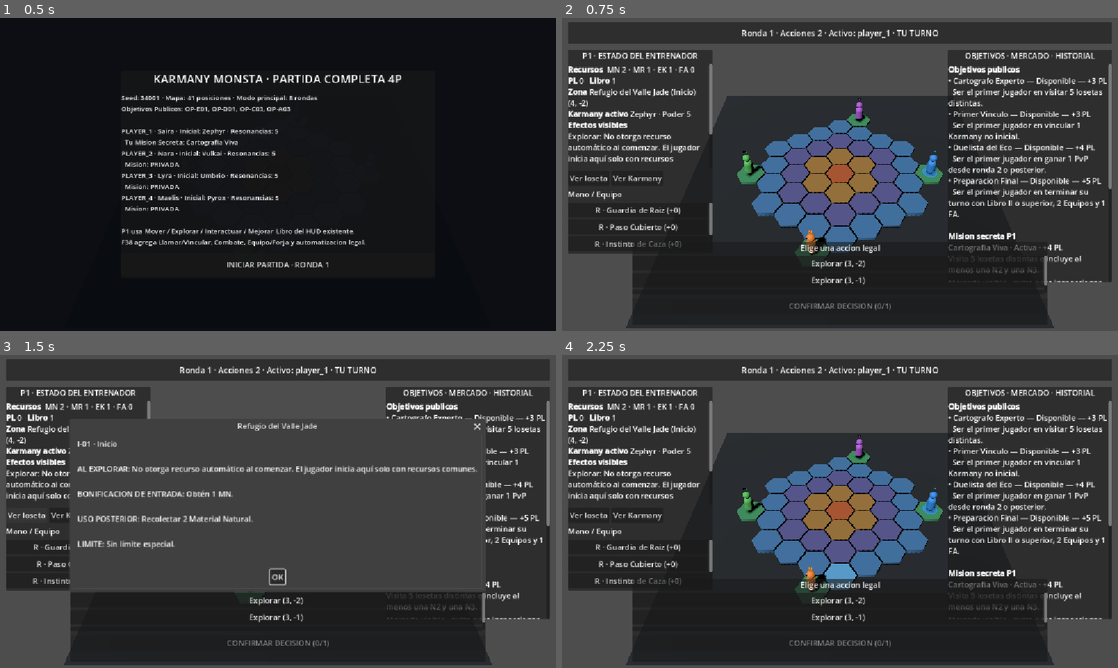
Above: before the commit, frames 1-4 (two rows, left to right).
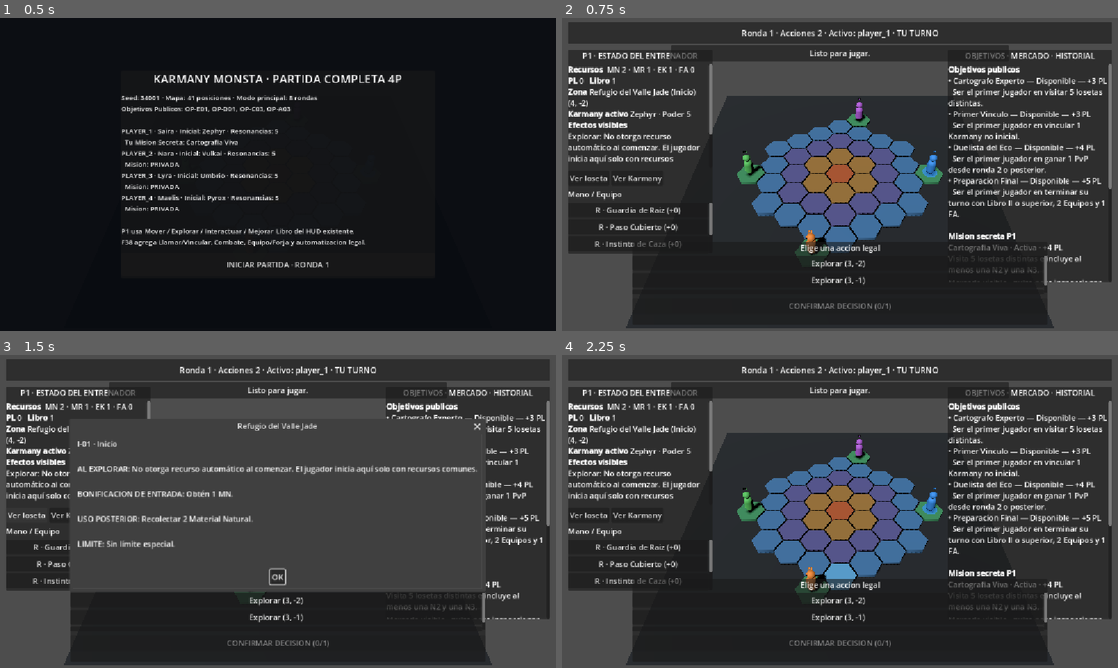
Above: after the commit, the same moments.

Repository: axenoban/Karmany-monsta
Game: Godot game, scene res://scenes/ui/phase_46_alpha_hud_prototype.tscn
Two runs of this game, one before a commit and one after it. Both use one fixed random seed, a clock stepped at 60 frames per second and the inputs below. This scene is started directly instead of the project's main scene.
Inputs:
- Up to frame 1 (0.5 s): no input
- Up to frame 2 (0.75 s): click "INICIAR PARTIDA · RONDA 1" at 0.5 s
- Up to frame 3 (1.5 s): click "Ver loseta" at 1.25 s
- Up to frame 4 (2.25 s): click "OK" at 2 s

Frame 1 is identical in both runs. In frame 2, 2.6% of the frame differs, in the area x 19-81%, y 8-14%; in frame 3, 2.6%; in frame 4, 2.6%.

Commit message:
feat(f46): wire feedback presenter into alpha HUD

Diff:
--- a/scenes/ui/phase_46_alpha_hud_prototype.tscn
+++ b/scenes/ui/phase_46_alpha_hud_prototype.tscn
@@ -1,9 +1,13 @@
-[gd_scene load_steps=3 format=3]
+[gd_scene load_steps=4 format=3]
 
 [ext_resource type="PackedScene" path="res://scenes/ui/phase_38_full_match_prototype.tscn" id="1_phase38"]
 [ext_resource type="Script" path="res://scripts/ui/phase_46_alpha_hud_controller.gd" id="2_controller"]
+[ext_resource type="Script" path="res://scripts/ui/phase_46_feedback_presenter.gd" id="3_feedback"]
 
 [node name="Phase46AlphaHudPrototype" type="Node3D"]
 script = ExtResource("2_controller")
 
 [node name="Phase38FullMatchPrototype" parent="." instance=ExtResource("1_phase38")]
+
+[node name="Phase46FeedbackPresenter" type="Node" parent="."]
+script = ExtResource("3_feedback")
